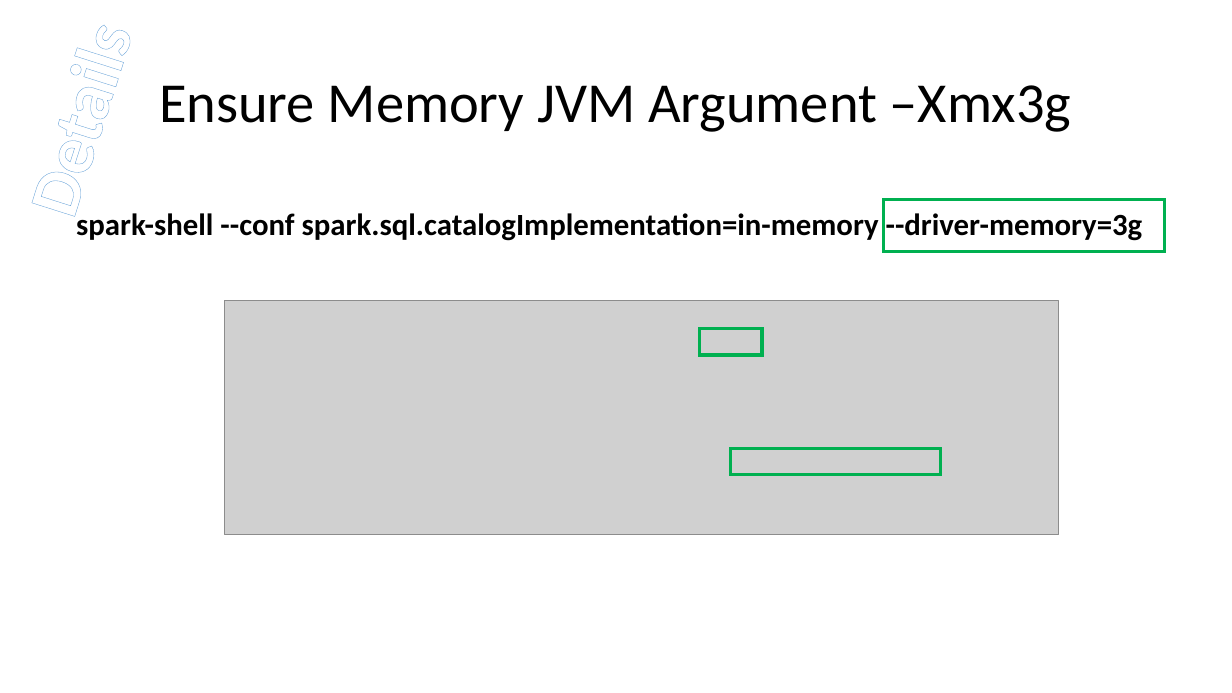
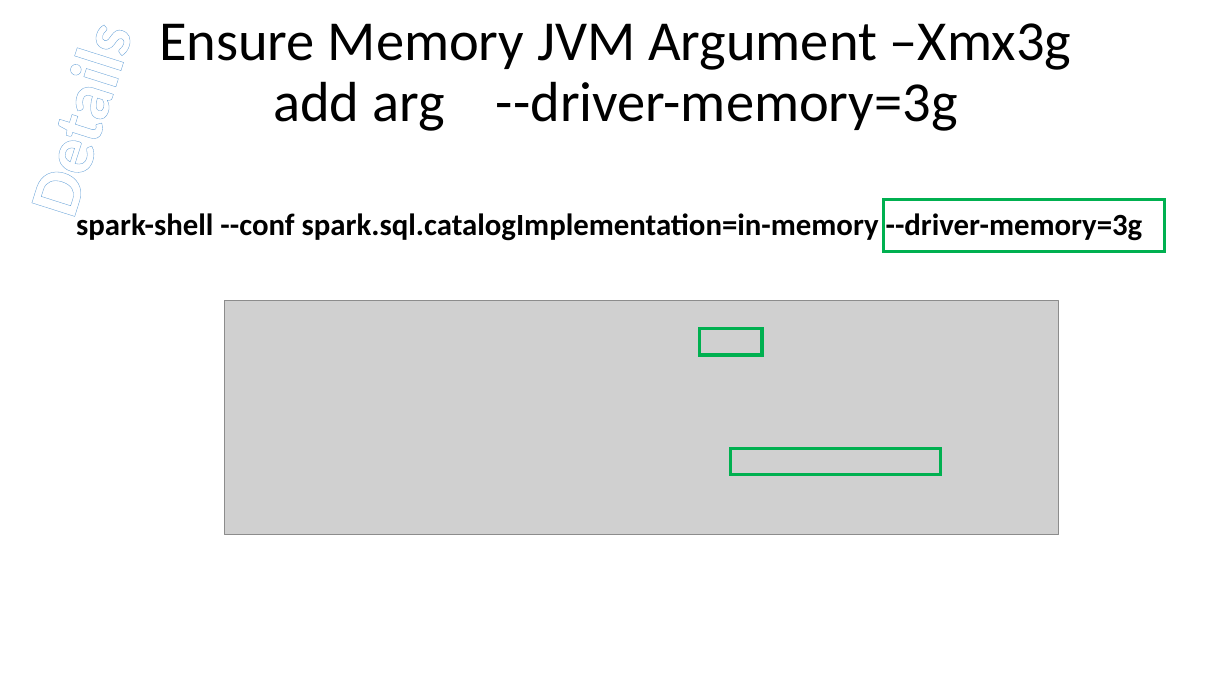
Before and after one commit to Arnaud-Nauwynck/presentations, a slide deck: slide 10 of pres-bigdata/Hands-On/BigData-Spark-TD3.pptx (slide 11 before the commit). Drawn at 1232x693 pixels with LibreOffice and Linux fonts; fonts in the diff are those of the drawing; grey boxes stand for pictures. Boxes give left, top, right and bottom in pixels: in the first picture for what was removed or moved away, otherwise in the second. Text is boxed around its words. In the diff, an @@ line names an element or a change of style, - is before the commit and + after.

```diff
--- a/pres-bigdata/Hands-On/BigData-Spark-TD3.pptx
+++ b/pres-bigdata/Hands-On/BigData-Spark-TD3.pptx
@@ title at bbox=[159, 23, 1072, 131]: text changed @@
-Ensure Memory JVM Argument –Xmx3g
+Ensure Memory JVM Argument –Xmx3g
+add arg --driver-memory=3g
```
Also in this commit, not shown: 3 other slides changed, 3 slides added, 9 other files.
